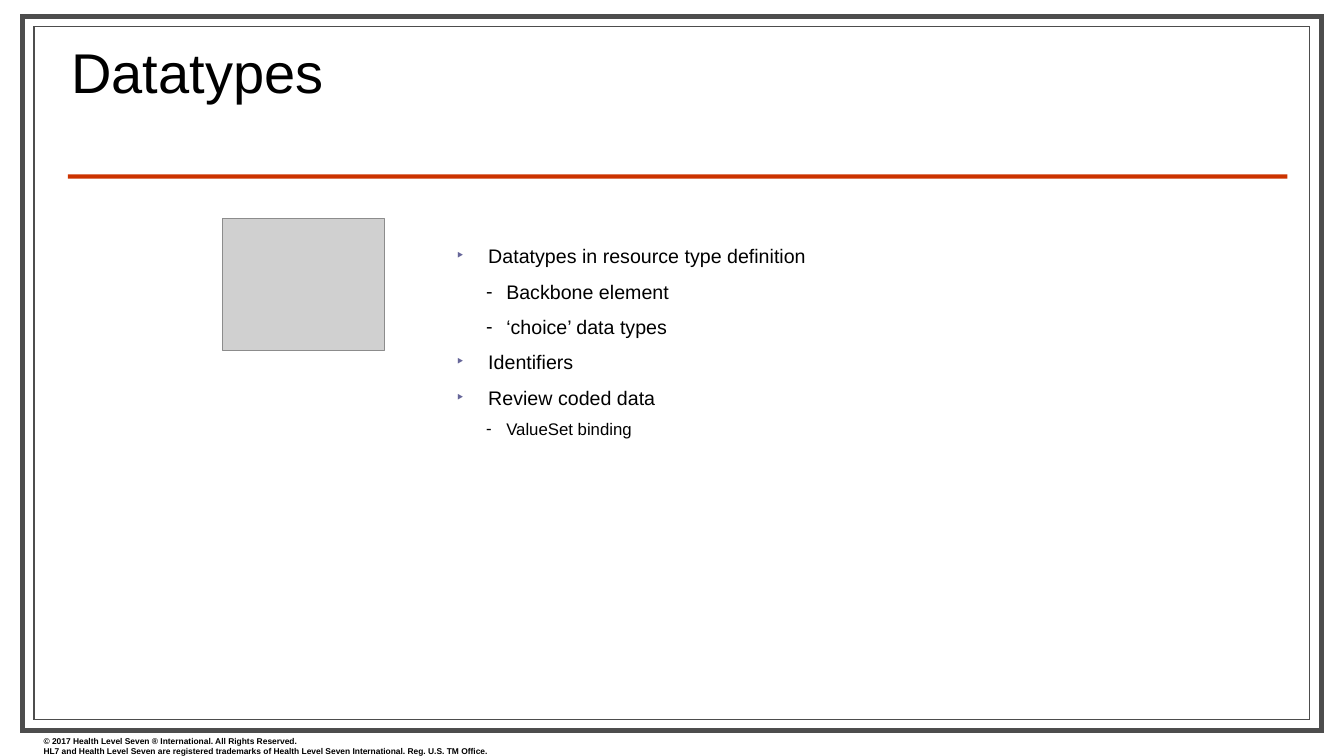
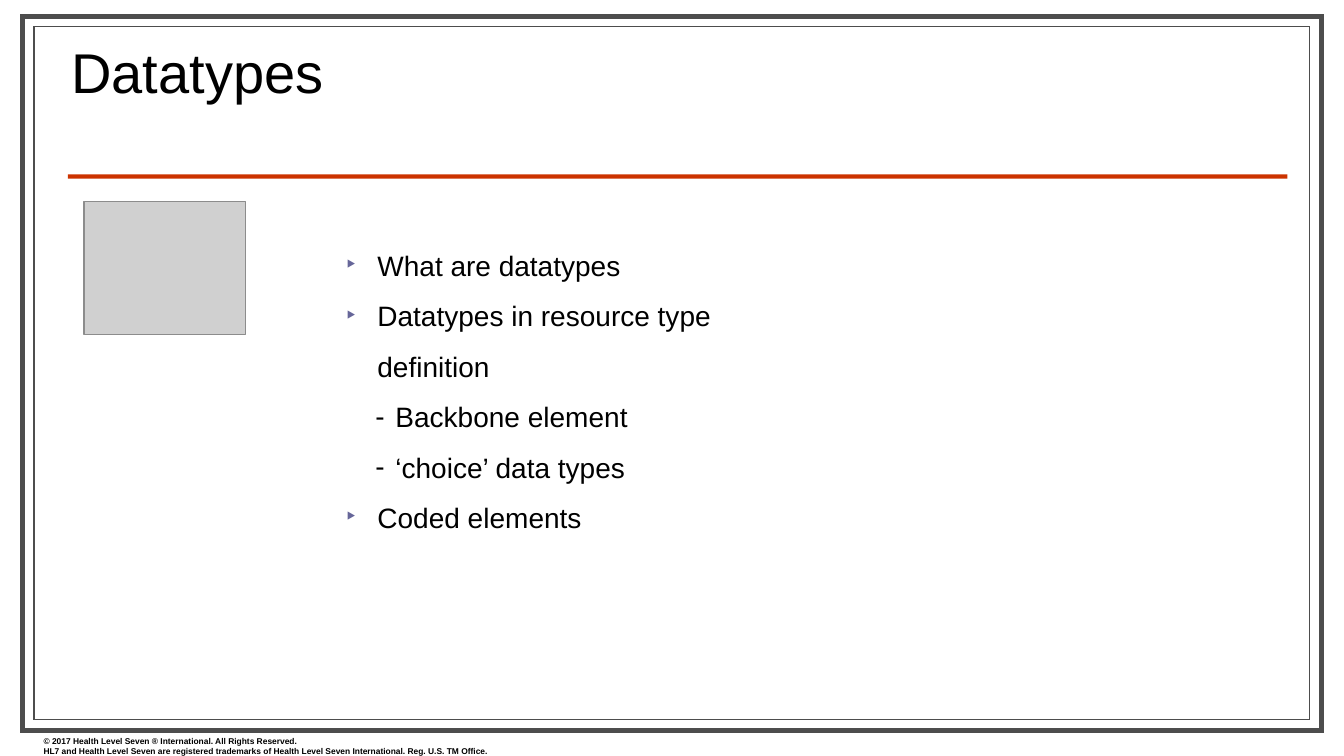
Before and after one commit to FHIR/documents, a slide deck: slide 31 of presentations/2018-01 Tutorials/Jan2018_FHIR for Clinicians.pptx (slide 32 before the commit). Drawn at 1344x756 pixels with LibreOffice and Linux fonts; fonts in the diff are those of the drawing; grey boxes stand for pictures; background and template pictures are left out. Boxes give left, top, right and bottom in pixels: in the first picture for what was removed or moved away, otherwise in the second. Text is boxed around its words. In the diff, an @@ line names an element or a change of style, - is before the commit and + after.

```diff
--- a/presentations/2018-01 Tutorials/Jan2018_FHIR for Clinicians.pptx
+++ b/presentations/2018-01 Tutorials/Jan2018_FHIR for Clinicians.pptx
@@ picture: place and size @@
-picture at [223,219,384,351]
+picture at [84,202,245,334]
@@ text "What are datatypes": place and size @@
-text "What are datatypes" at [488,248,806,439]
+text "What are datatypes" at [377,255,711,529]
@@ text at [377,255,620,281]: paragraph added @@
+‣ What are datatypes
@@ text at [377,305,711,483]: size 14 to 20 pt in "Datatypes in resource type definition", "Backbone element", "‘choice’ data types" @@
@@ text at [377,507,582,529]: text changed; size 14 to 20 pt @@
-‣ Identifiers
-‣ Review coded data
-– ValueSet binding
+‣ Coded elements
```
Also in this commit, not shown: 9 other slides changed, 3 slides added, 3 slides removed.
